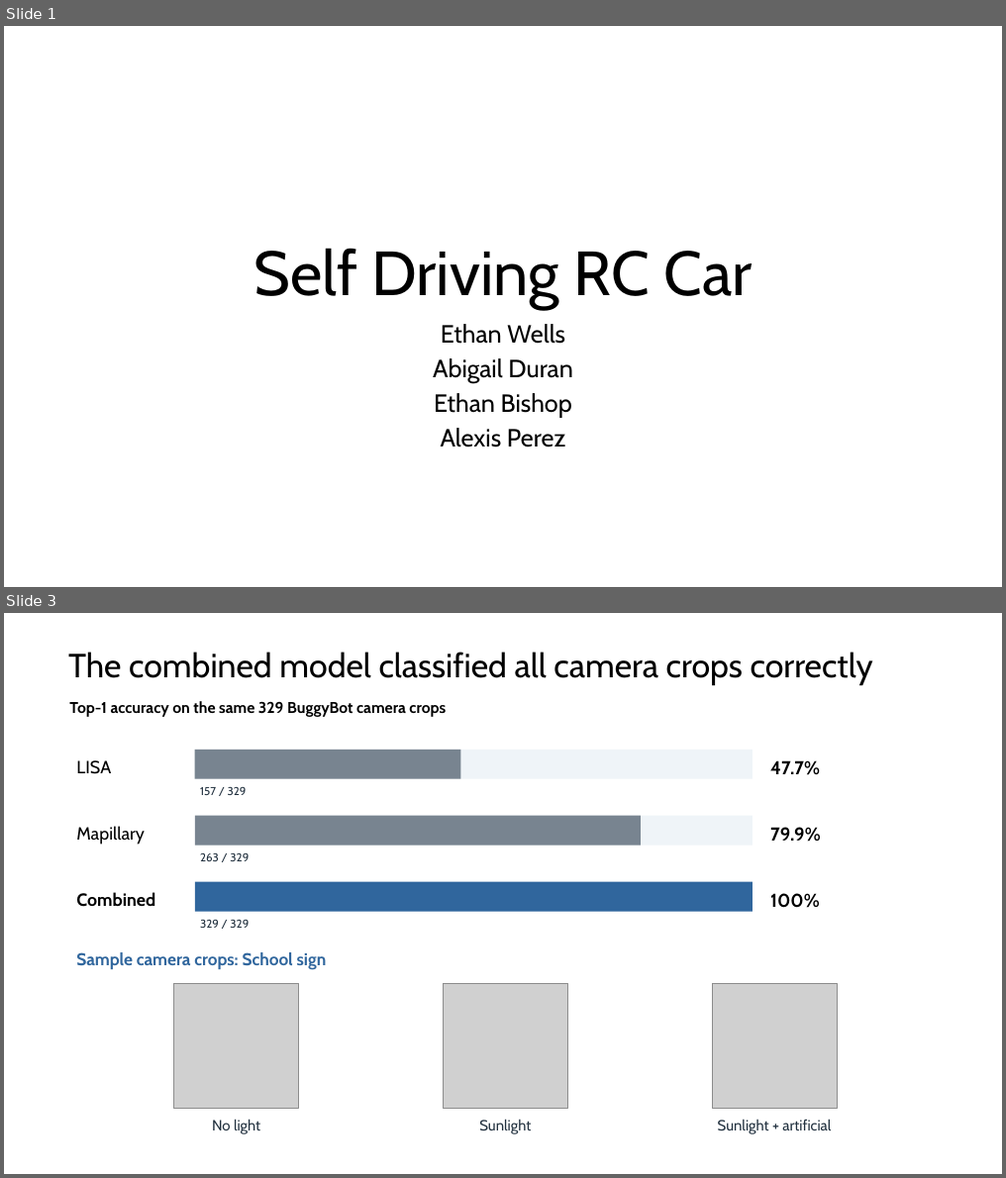
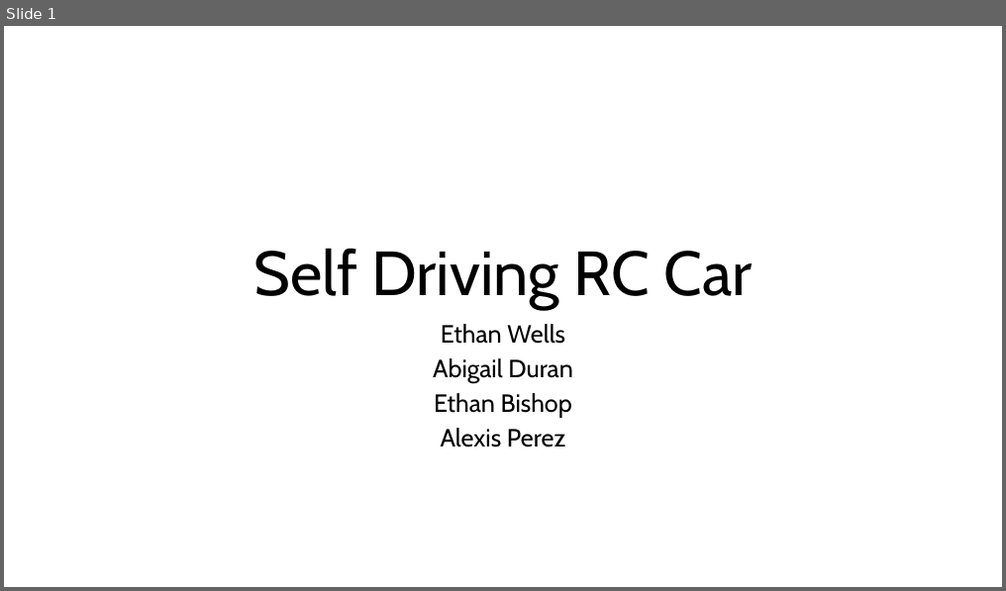
Before and after one commit to EthanWellsSr/BuggyBot, a slide deck: Weekly Reports/Self-Driving-RC-Car.pptx. Shown one above the other, each under a label of ours: slides 1 and 3 before the commit, slide 1 after it; the slides between them are not shown. The pictures are 1006x1178 and 1006x591 pixels, drawn with LibreOffice and Linux fonts; fonts in the diff are those of the drawing; grey boxes stand for pictures. Boxes give left, top, right and bottom in pixels: in the first picture for what was removed or moved away, otherwise in the second. Text is boxed around its words. In the diff, an @@ line names an element or a change of style, - is before the commit and + after.

```diff
--- a/Weekly Reports/Self-Driving-RC-Car.pptx
+++ b/Weekly Reports/Self-Driving-RC-Car.pptx
@@ slide 3 removed at [4,613,1002,1174], background #FFFFFF @@
@@ text removed at [68,652,873,685] @@
-The combined model classified all camera crops correctly
@@ text removed at [69,701,446,717] @@
-Top-1 accuracy on the same 329 BuggyBot camera crops
@@ text removed at [76,761,111,774] @@
-LISA
@@ rectangle removed at [195,750,752,779] @@
@@ rectangle removed at [195,750,461,779] @@
@@ text removed at [770,761,820,775] @@
-47.7%
@@ text removed at [200,786,247,795] @@
-157 / 329
@@ rectangle removed at [195,816,752,846] @@
@@ rectangle removed at [195,816,642,846] @@
@@ text removed at [76,826,144,845] @@
-Mapillary
@@ text removed at [770,827,821,842] @@
-79.9%
@@ text removed at [200,853,249,861] @@
-263 / 329
@@ text removed at [76,892,155,907] @@
-Combined
@@ rectangle removed at [195,881,752,912] @@
@@ text removed at [770,893,820,908] @@
-100%
@@ text removed at [200,919,249,928] @@
-329 / 329
@@ text removed at [76,953,327,970] @@
-Sample camera crops: School sign
@@ picture removed at [174,983,299,1109] @@
@@ picture removed at [443,983,567,1109] @@
@@ picture removed at [712,983,838,1109] @@
@@ text removed at [212,1119,260,1135] @@
-No light
@@ text removed at [479,1119,531,1135] @@
-Sunlight
@@ text removed at [718,1119,831,1135] @@
-Sunlight + artificial
```
Also in this commit, not shown: 3 slides changed, 8 slides added, 9 other slides removed.
